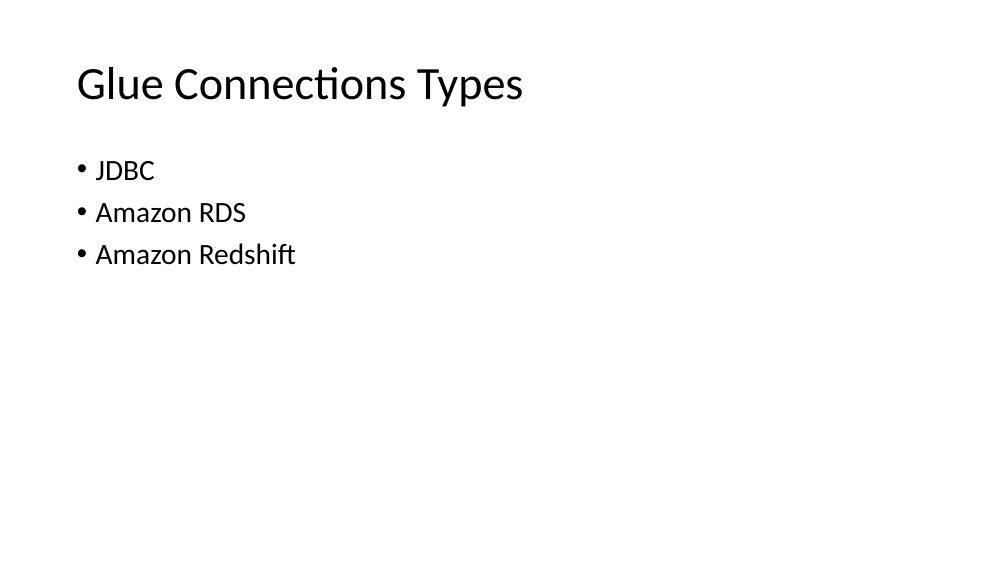
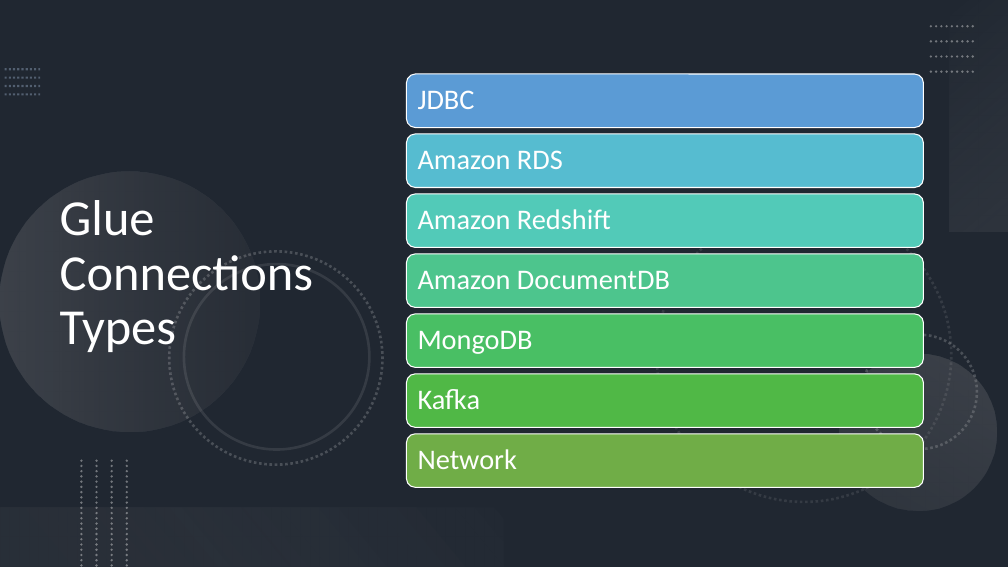
Before and after one commit to kunaldas926/ppt, a slide deck: slide 16 of Presentation1.pptx (slide 13 before the commit). Drawn at 1008x567 pixels with LibreOffice and Linux fonts; fonts in the diff are those of the drawing. Boxes give left, top, right and bottom in pixels: in the first picture for what was removed or moved away, otherwise in the second. Text is boxed around its words. In the diff, an @@ line names an element or a change of style, - is before the commit and + after.

```diff
--- a/Presentation1.pptx
+++ b/Presentation1.pptx
@@ background #FFFFFF to #44546A @@
@@ rectangle added at bbox=[0, 0, 1008, 567], fill #000000 at 53% opacity @@
@@ rectangle added at bbox=[950, 0, 1008, 231], fill gradient #F5F5F5 to #AFABAB @@
@@ title "Glue Connections Types": place and size @@
-title "Glue Connections Types" at bbox=[77, 67, 524, 107]
+title "Glue Connections Types" at bbox=[60, 200, 313, 352]
@@ title "Glue Connections Types" at bbox=[60, 200, 313, 352]: size 44 to 48 pt, text colour #000000 to #FFFFFF @@
@@ group added at bbox=[5, 70, 40, 95]: 4 lines @@
@@ group added at bbox=[931, 26, 976, 72]: 4 lines @@
@@ text removed at bbox=[96, 161, 296, 265] @@
-• JDBC
-• Amazon RDS
-• Amazon Redshift
@@ group added at bbox=[0, 172, 1008, 539]: 6 ellipses @@
@@ group added at bbox=[407, 74, 924, 488]: 7 rounded rectangles, 7 texts @@
+JDBC
+Amazon RDS
+Amazon Redshift
+Amazon DocumentDB
+MongoDB
+Kafka
+Network
@@ group added at bbox=[82, 461, 127, 567]: 4 lines @@
@@ rectangle added at bbox=[0, 508, 504, 567], fill gradient #767171 to #F1F0F0 @@
```
Also in this commit, not shown: 19 other slides changed, 23 slides added.
